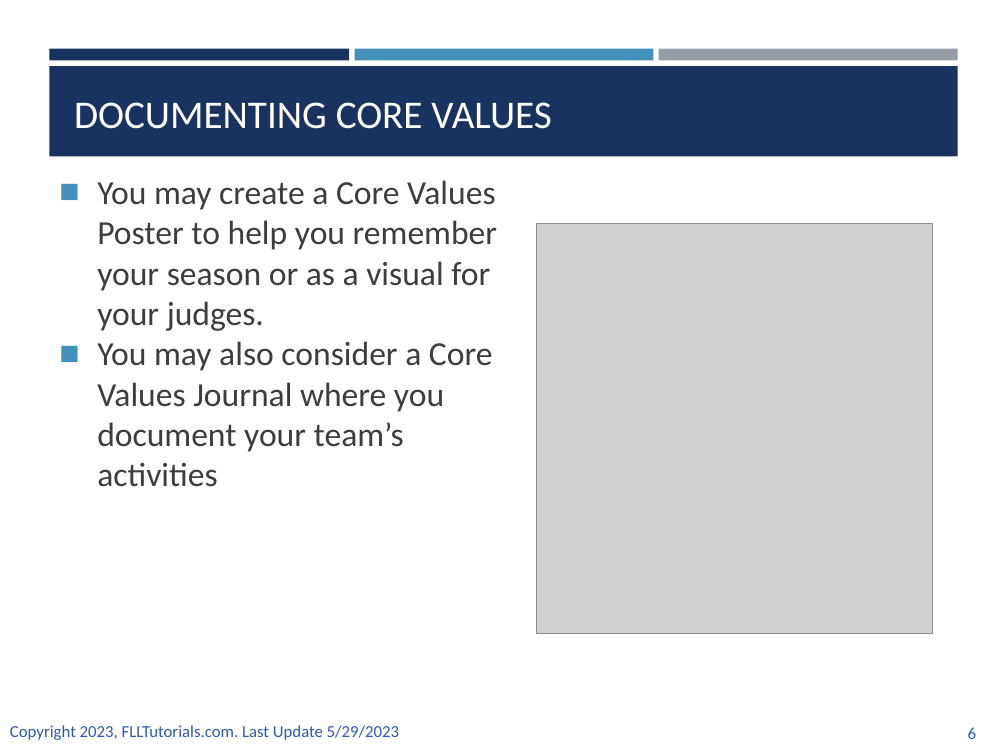
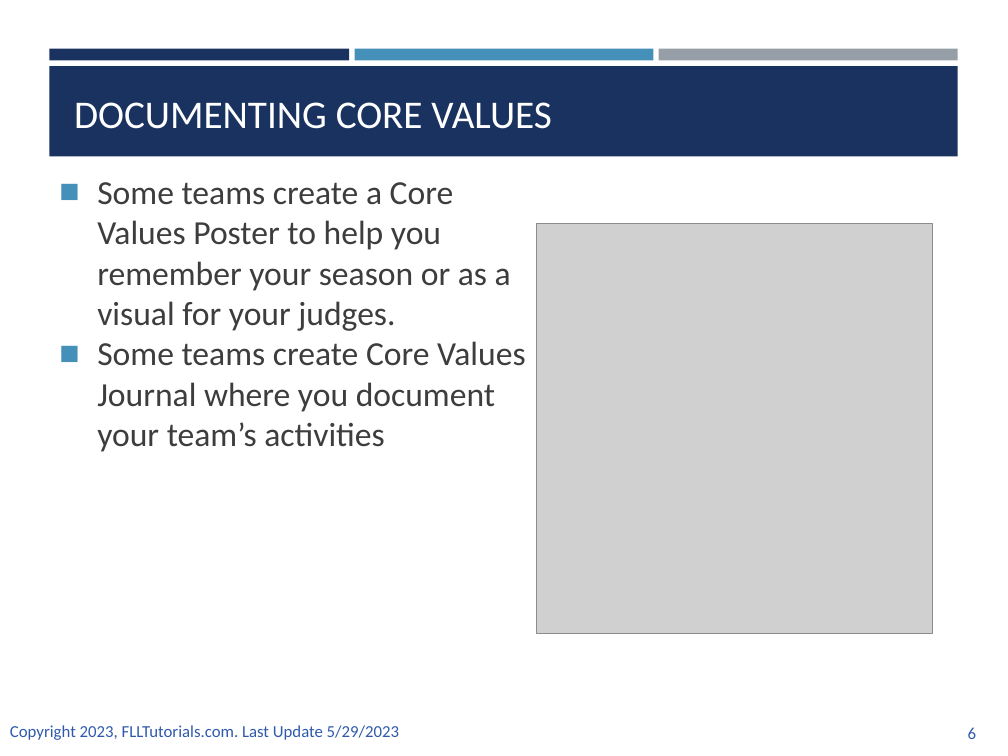
Before and after one commit to ev3lessons/FLL-Tutorials, a slide deck: slide 6 of translations/en-us/CoreValues/CVJudging.pptx. Drawn at 1008x756 pixels with LibreOffice and Linux fonts; fonts in the diff are those of the drawing; grey boxes stand for pictures. Boxes give left, top, right and bottom in pixels: in the first picture for what was removed or moved away, otherwise in the second. Text is boxed around its words. In the diff, an @@ line names an element or a change of style, - is before the commit and + after.

```diff
--- a/translations/en-us/CoreValues/CVJudging.pptx
+++ b/translations/en-us/CoreValues/CVJudging.pptx
@@ text at (x1=97, y1=182, x2=525, y2=452): text changed @@
-  ■ You may create a Core Values Poster to help you remember your season or as a visual for your judges.
-  ■ You may also consider a Core Values Journal where you document your team’s activities
+  ■ Some teams create a Core Values Poster to help you remember your season or as a visual for your judges.
+  ■ Some teams create Core Values Journal where you document your team’s activities
```
Also in this commit, not shown: 3 other slides changed, 8 other files.
